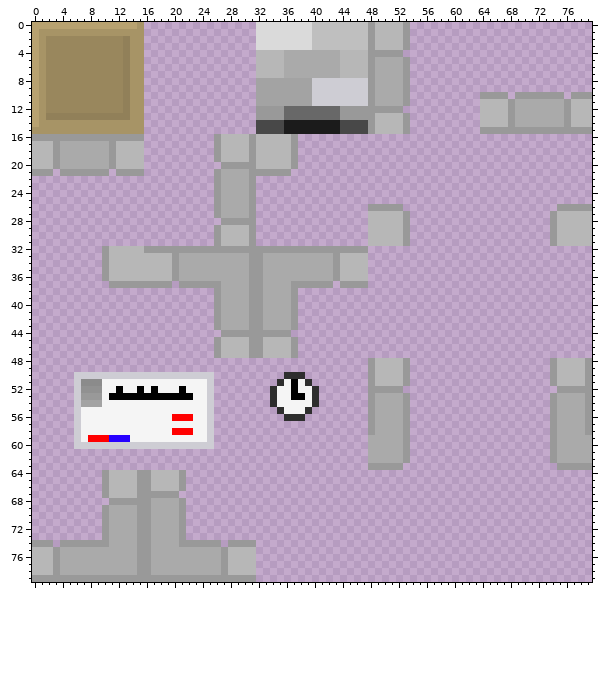
A sprite sheet gets an edit: Art/Neu/Tile-sheet-Seminarraum.png. That is the earlier state.
The file is 80x80 pixels. Colours within 5 levels of each other are drawn and written as one.
The result:
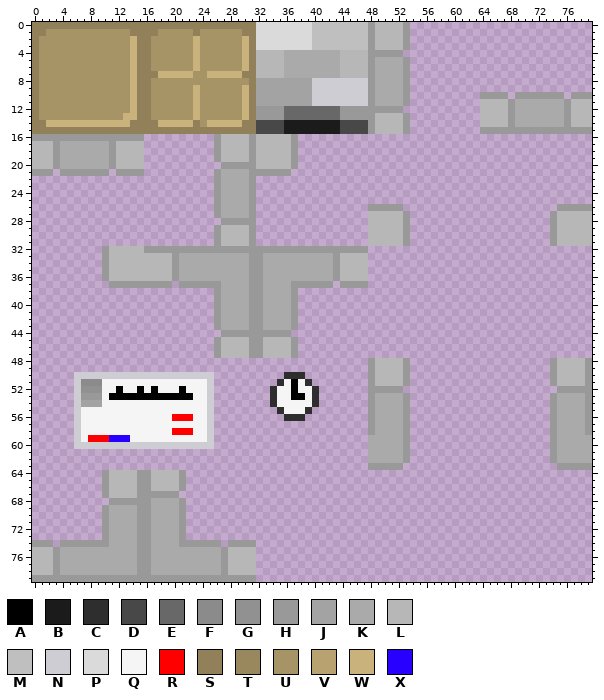
Palette (. is transparent): A #000000  B #1b1b1b  C #2e2e2e  D #484848  E #686868  F #8b8b8b  G #919191  H #999999  J #a3a3a3  K #aaaaaa  L #b7b7b7  M #bfbfbf  N #cecdd4  P #dadada  Q #f5f5f5  R #ff0000  S #918059  T #99875d  U #a79466  V #b8a270  W #c9b27b  X #2700ff
Changes in this commit:
The author put colour S in row 0 at x 16 to 31; in row 1 at x 16 to 17, 23 and 30 to 31; in rows 2 to 6 at x 16 and 31; in row 7 at x 16 to 17 and 30 to 31; in rows 8 to 13 at x 16 and 31; in row 14 at x 16 to 17, 23 and 30 to 31.
The author put colour S in row 15 at x 16 to 31.
Colour U becomes colour S in row 0 at x 15; in row 1 at x 1 and 14 to 15; in rows 2 to 13 at x 15; in row 14 at x 1 and 14 to 15; in row 15 at x 0 to 15.
Colour V becomes colour S in row 0 at x 0 to 14; in rows 1 to 14 at x 0.
The author put colour U in row 1 at x 18 to 22 and 24 to 29; in rows 2 to 6 at x 17 to 22 and 24 to 29; in row 7 at x 23 to 24; in row 8 at x 17 to 30; in rows 9 to 13 at x 17 to 22 and 24 to 29; in row 14 at x 24.
Colour S becomes colour U in rows 2 to 12 at x 13; in row 13 at x 2 to 12.
Colour T becomes colour U in rows 2 to 12 at x 2 to 12.
The author put colour W in rows 2 to 6 at x 23 and 30; in row 7 at x 18 to 22 and 25 to 29; in rows 9 to 13 at x 23 and 30; in row 14 at x 18 to 22 and 25 to 29.
Colour S becomes colour W in row 13 at x 13.
Colour U becomes colour W in rows 2 to 13 at x 14; in row 14 at x 2 to 13.
